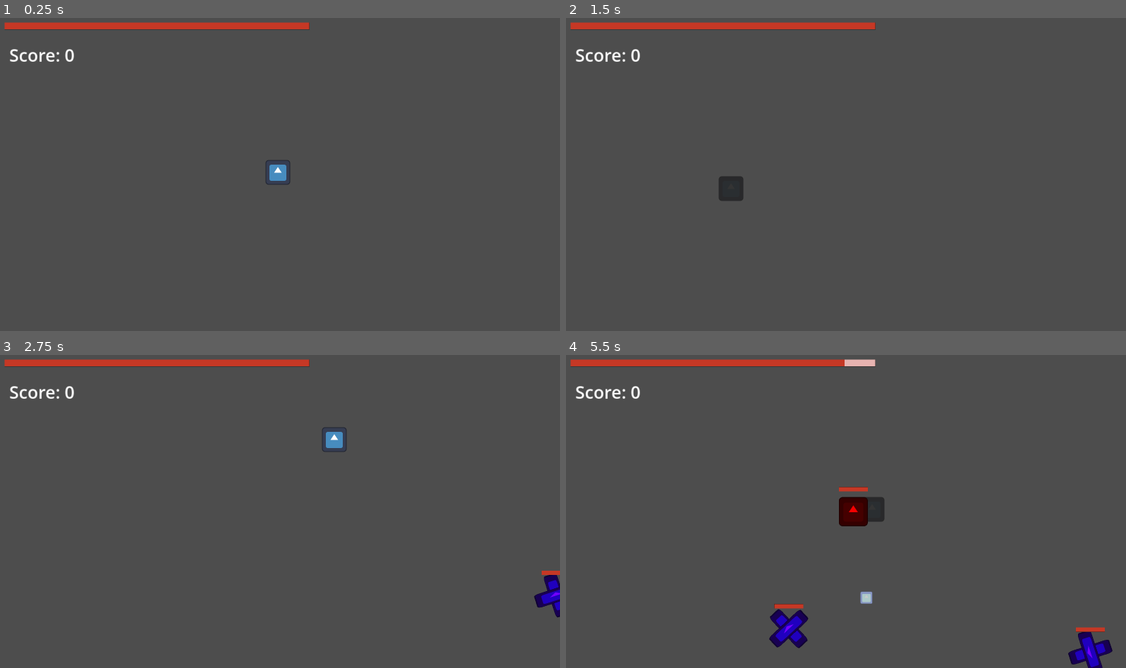
Above: before the commit, frames 1-4 (two rows, left to right).
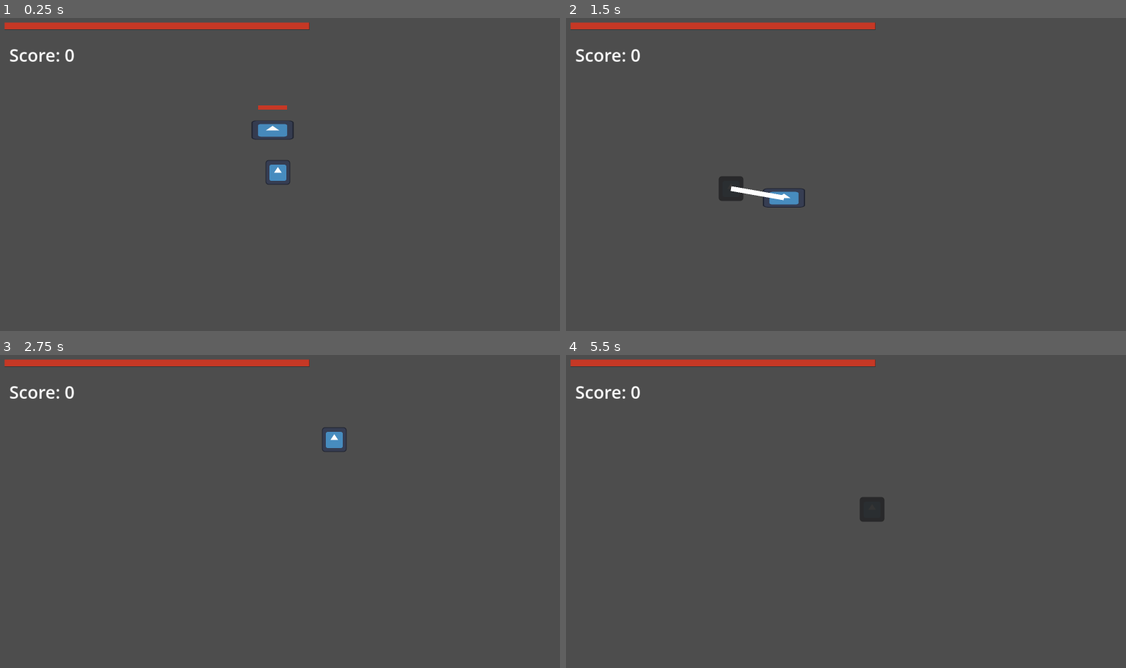
Above: after the commit, the same moments.

Repository: MonkMir/tether-game
Game: Godot game, scene res://scenes/main.tscn
The game is run twice, just before and just after one commit, with the same random seed, the same clock (stepped at 60 frames per second) and the same inputs. The engine's default icon, where the game draws it, is replaced by a stand-in: a white triangle on a blue panel in a dark square.
Inputs (mouse positions are in pixels of both pictures, inside the frame that each line leads up to):
- Up to frame 1 (0.25 s): no input
- Up to frame 2 (1.5 s): tap Enter (Enter) at 0.5 s; move the mouse to (969, 155) at 0.52 s; press the mouse at (969, 155) at 0.53 s; tap Mouse wheel down (Scroll Down, bound only after the commit) at 0.8, 1.35 s; move the mouse to (728, 187) at 1.27 s; release the mouse at (728, 187) at 1.28 s
- Up to frame 3 (2.75 s): tap Mouse wheel up (Scroll Up, bound only after the commit) at 1.55, 2.1 s; move the mouse to (336, 439) at 2.02 s; press the mouse at (336, 439) at 2.03 s
- Up to frame 4 (5.5 s): move the mouse to (818, 574) at 2.77 s; release the mouse at (818, 574) at 2.78 s; tap Enter (Enter) at 2.85 s; tap Mouse wheel down (Scroll Down, bound only after the commit) at 3.05, 5.1 s; move the mouse to (1014, 558) at 3.52 s; tap Space (Shoot) at 3.6 s; tap Mouse wheel up (Scroll Up, bound only after the commit) at 3.8 s; move the mouse to (672, 461) at 4.27 s; click (672, 461) at 4.35 s; move the mouse to (874, 508) at 5.02 s

The runs differ from the first frame. In frame 1, 0.3% of the frame differs, in the area x 44-53%, y 27-39%; in frame 2, 0.4%; in frame 3, 0.4%; in frame 4, 2.0%, in the area x 36-98%, y 1-100%.

Commit message:
Redesign tether. Break non-Arrow enemy tethering
Removes DampedSpring2D based tether in player code, and replaces it
with custom tether scene. Only updates Arrow to comply with new tether.

Diff:
--- a/project.godot
+++ b/project.godot
@@ -65,6 +65,16 @@
 "events": [Object(InputEventKey,"resource_local_to_scene":false,"resource_name":"","device":-1,"window_id":0,"alt_press …(195 unchanged characters)…
 ]
 }
+"Scroll Up"={
+"deadzone": 0.2,
+"events": [Object(InputEventMouseButton,"resource_local_to_scene":false,"resource_name":"","device":-1,"window_id":0,"alt_pressed":false,"shift_pressed":false,"ctrl_pressed":false,"meta_pressed":false,"button_mask":0,"position":Vector2(0, 0),"global_position":Vector2(0, 0),"factor":1.0,"button_index":4,"canceled":false,"pressed":false,"double_click":false,"script":null)
+]
+}
+"Scroll Down"={
+"deadzone": 0.2,
+"events": [Object(InputEventMouseButton,"resource_local_to_scene":false,"resource_name":"","device":-1,"window_id":0,"alt_pressed":false,"shift_pressed":false,"ctrl_pressed":false,"meta_pressed":false,"button_mask":0,"position":Vector2(0, 0),"global_position":Vector2(0, 0),"factor":1.0,"button_index":5,"canceled":false,"pressed":false,"double_click":false,"script":null)
+]
+}
 
 [layer_names]
 
--- a/scenes/dummies/arrow_dummy.tscn
+++ b/scenes/dummies/arrow_dummy.tscn
@@ -1,6 +1,6 @@
-[gd_scene load_steps=5 format=3 uid="uid://c5ipjdvuqk2ci"]
+[gd_scene format=3 uid="uid://c5ipjdvuqk2ci"]
 
-[ext_resource type="Texture2D" uid="uid://y60tccnywvsf" path="res://icon.svg" id="1_6b3km"]
+[ext_resource type="Texture2D" uid="uid://y60tccnywvsf" path="res://assets/icon.svg" id="1_6b3km"]
 [ext_resource type="Script" uid="uid://d4ht5o6c2k2ro" path="res://scripts/dummies/arrow_dummy.gd" id="1_c41mt"]
 
 [sub_resource type="RectangleShape2D" id="RectangleShape2D_gwnxe"]
@@ -9,26 +9,26 @@
 [sub_resource type="RectangleShape2D" id="RectangleShape2D_qlxjl"]
 size = Vector2(84, 38)
 
-[node name="ArrowDummy" type="RigidBody2D" groups=["dummies"]]
+[node name="ArrowDummy" type="RigidBody2D" unique_id=615306433 groups=["dummies"]]
 collision_layer = 4
 collision_mask = 4
 mass = 0.5
 script = ExtResource("1_c41mt")
 
-[node name="Sprite2D" type="Sprite2D" parent="."]
+[node name="Sprite2D" type="Sprite2D" parent="." unique_id=262126794]
 position = Vector2(1.42109e-14, 7.15256e-07)
 scale = Vector2(0.6875, 0.3125)
 texture = ExtResource("1_6b3km")
 
-[node name="CollisionShape2D" type="CollisionShape2D" parent="."]
+[node name="CollisionShape2D" type="CollisionShape2D" parent="." unique_id=981011974]
 shape = SubResource("RectangleShape2D_gwnxe")
 debug_color = Color(0.392157, 0.392157, 0.980392, 0.419608)
 
-[node name="Area2D" type="Area2D" parent="."]
+[node name="Area2D" type="Area2D" parent="." unique_id=1574035858]
 collision_layer = 4
 collision_mask = 2
 
-[node name="CollisionShape2D" type="CollisionShape2D" parent="Area2D"]
+[node name="CollisionShape2D" type="CollisionShape2D" parent="Area2D" unique_id=239790728]
 shape = SubResource("RectangleShape2D_qlxjl")
 
 [connection signal="area_entered" from="Area2D" to="." method="_on_area_entered"]
--- a/scenes/main.tscn
+++ b/scenes/main.tscn
@@ -31,7 +31,7 @@
 script = ExtResource("1_baels")
 
 [node name="Player" parent="." unique_id=994072363 instance=ExtResource("2_tipki")]
-position = Vector2(-192, 313)
+position = Vector2(568, 160)
 
 [node name="EnemySpawner" type="Node2D" parent="." unique_id=187246452]
 script = ExtResource("6_0p816")
@@ -66,4 +66,7 @@
 position = Vector2(584, 336)
 zoom = Vector2(1.72, 1.72)
 
+[node name="ArrowEnemy" parent="." unique_id=1625970007 instance=ExtResource("9_trceg")]
+position = Vector2(568, 248)
+
 [connection signal="timeout" from="EnemySpawner/Timer" to="EnemySpawner" method="spawn_enemy"]
--- a/scenes/player.tscn
+++ b/scenes/player.tscn
@@ -4,6 +4,7 @@
 [ext_resource type="PackedScene" uid="uid://c5ipjdvuqk2ci" path="res://scenes/dummies/arrow_dummy.tscn" id="2_fjrip"]
 [ext_resource type="PackedScene" uid="uid://db0s0w2do4o4o" path="res://scenes/dummies/bomber_dummy.tscn" id="3_smehm"]
 [ext_resource type="PackedScene" uid="uid://dbax4wv030pfo" path="res://scenes/dummies/parabolic_dummy.tscn" id="4_ur7pv"]
+[ext_resource type="PackedScene" uid="uid://3s58x1bgjui4" path="res://tether.tscn" id="5_fjrip"]
 [ext_resource type="Texture2D" uid="uid://y60tccnywvsf" path="res://assets/icon.svg" id="5_y4r1p"]
 [ext_resource type="PackedScene" uid="uid://ce7vb62j3bjsi" path="res://scenes/health_bar.tscn" id="6_d2wvv"]
 
@@ -18,6 +19,7 @@
 arrow_dummy_scene = ExtResource("2_fjrip")
 bomber_dummy_scene = ExtResource("3_smehm")
 parabolic_dummy_scene = ExtResource("4_ur7pv")
+tether = ExtResource("5_fjrip")
 
 [node name="PlayerSprite" type="Sprite2D" parent="." unique_id=1062684667]
 scale = Vector2(0.4, 0.4)
--- a/scripts/dummies/arrow_dummy.gd
+++ b/scripts/dummies/arrow_dummy.gd
@@ -5,30 +5,47 @@
 
 enum State{
 	PASSIVE,
+	SLINGSHOT,
 	SPECIAL
 }
 var state := State.PASSIVE
 
 var atkPower : float
 
+const IDEAL_MAX_SPEED : int = 1500
+#const SLINGSHOT_MAX_SPEED : int = 3000
+#var currentMaxSpeed : float
+
 var launchForce : float = 1720
 var direction := Vector2.ZERO
 var newDir : Vector2
+#
+#func _ready():
+	#currentMaxSpeed = IDEAL_MAX_SPEED
 
 func _physics_process(delta):
+	print(linear_velocity)
+
 	#What is 17 here?
 	atkPower = linear_velocity.length() / 17
-
+	#if player.isTethered == false: state = State.SPECIAL
 	match state:
 		State.PASSIVE:
-			if is_instance_valid(player):
-				if spring.node_b == NodePath():
-					direction = linear_velocity.normalized()
-					state = State.SPECIAL
+			if linear_velocity.length() > IDEAL_MAX_SPEED:
+				linear_velocity = linear_velocity.normalized() * IDEAL_MAX_SPEED
+
+			if player.isTethered == false:
+				self.state = State.SPECIAL
+
 		State.SPECIAL:
-			linear_velocity = direction * launchForce
-			angular_velocity = 0
-			rotation = direction.angle()
+			custom_integrator = true
+
+			var previousMoveDirection = linear_velocity.normalized()
+			linear_velocity = launchForce * previousMoveDirection
+
+			#BUG add rotation instructions after passive angular velocity is fixed
+
+
 
 func launch_dir() -> Vector2: #not functional
 		var enemies = get_tree().get_nodes_in_group("enemies")
--- a/scripts/other-scripts/EnemySpawner.gd
+++ b/scripts/other-scripts/EnemySpawner.gd
@@ -4,37 +4,37 @@
 @export var bomberScene: PackedScene
 @export var parabolicScene: PackedScene
 
-var newEnemy
-
-func _ready():
-	spawn_enemy()
-
-func spawn_enemy():
-
-	#From Outside of Script
-
-	var enemyRando := randi_range(1, 3)
-
-	if enemyRando == 1:
-		newEnemy = arrowScene.instantiate()
-	elif enemyRando == 2:
-		newEnemy = bomberScene.instantiate()
-	elif enemyRando == 3:
-		newEnemy = parabolicScene.instantiate()
-
-	#var difficultyFactor: int = (GameState.score / 10)
-
-
-	#Randomized Spawn Location
-	var viewportHeight = get_viewport_rect().size.y
-	var x = 1200
-	var randY: float = randf_range(0, viewportHeight)
-
-	#Speed Growth
-	var speedIncrease = 20
-
-	#newEnemy.speed = (speedIncrease * difficultyFactor) + newEnemy.speed
-
-	self.add_child(newEnemy)
-	newEnemy.position.x = x
-	newEnemy.position.y = randY
+#var newEnemy
+#
+#func _ready():
+	#spawn_enemy()
+#
+#func spawn_enemy():
+	#
+	##From Outside of Script
+	#
+	#var enemyRando := randi_range(1, 3)
+	#
+	#if enemyRando == 1:
+		#newEnemy = arrowScene.instantiate()
+	#elif enemyRando == 2:
+		#newEnemy = bomberScene.instantiate()
+	#elif enemyRando == 3:
+		#newEnemy = parabolicScene.instantiate()
+	#
+	##var difficultyFactor: int = (GameState.score / 10)
+	#
+	#
+	##Randomized Spawn Location
+	#var viewportHeight = get_viewport_rect().size.y
+	#var x = 1200
+	#var randY: float = randf_range(0, viewportHeight)
+	#
+	##Speed Growth
+	#var speedIncrease = 20
+	#
+	##newEnemy.speed = (speedIncrease * difficultyFactor) + newEnemy.speed
+	#
+	#self.add_child(newEnemy)
+	#newEnemy.position.x = x
+	#newEnemy.position.y = randY
--- a/scripts/other-scripts/Player.gd
+++ b/scripts/other-scripts/Player.gd
@@ -3,6 +3,7 @@
 @export var arrow_dummy_scene: PackedScene
 @export var bomber_dummy_scene: PackedScene
 @export var parabolic_dummy_scene: PackedScene
+@export var tether: PackedScene
 
 @onready var main := get_parent()
 @onready var healthBar := $HealthBarCanvas/HealthBar
@@ -65,20 +66,20 @@
 
 
 	##DRAW TETHER LINE
-	line.points = []
-	line.add_point(Vector2(0, 0)) #player's position is always (0, 0) relative to Line2D child
-	if newDummy != null:
-		line.add_point(newDummy.position - global_position)
-
-	##TETHER LENGTH TRACKING
-	if spring.node_b != NodePath():
-		tetherLength = line.get_point_position(1).distance_to(line.get_point_position(2))
-	else:
-		tetherLength = 0
+	#line.points = []
+	#line.add_point(Vector2(0, 0)) #player's position is always (0, 0) relative to Line2D child
+	#if newDummy != null:
+		#line.add_point(newDummy.position - global_position)
+	#
+	###TETHER LENGTH TRACKING
+	#if spring.node_b != NodePath():
+		#tetherLength = line.get_point_position(1).distance_to(line.get_point_position(2))
+	#else:
+		#tetherLength = 0
 
 	##TETHER MAX LENGTH BREAK
-	if tetherLength > maxLength:
-		break_tether()
+	#if tetherLength > maxLength:
+		#break_tether()
 
 	##OTHER PROCESSES
 
@@ -93,11 +94,10 @@
 
 
 	if event.is_action_pressed("Tether") and isTethered == true:
-		spring.node_b = NodePath()
+		#spring.node_b = NodePath()
 		newDummy = null
 		isTethered = false
 
-		#active development (else delete)
 
 
 	elif event.is_action_pressed("Tether") and enemiesInRange > 0 and tetherCooldown.time_left == 0.0:
@@ -153,9 +153,12 @@
 
 	add_child(newDummy) #can we do add_sibling?
 	newDummy.reparent(main)
-	spring.node_b = newDummy.get_path()
+
 	isTethered = true
 	targetedEnemy.queue_free()
+
+
+	main.add_child(tether.instantiate())
 
 func break_tether():
 	spring.node_b = NodePath()
--- /dev/null
+++ b/tether.gd
@@ -0,0 +1,63 @@
+extends Node2D
+
+@onready var player := get_node("/root/Main/Player")
+@onready var dummy
+@onready var line := $LineTexture
+
+var pointDistance : float
+
+@export var maxLength : int = 180
+#var slingshotMaxLength : int = 250
+var currentMaxLength : float
+
+func _ready():
+	if player.newDummy != null:
+		dummy = player.newDummy
+
+func _physics_process(_delta):
+
+	line.clear_points()
+	line.add_point(player.position - global_position)
+	line.add_point(dummy.position - global_position)
+
+	pointDistance = line.get_point_position(0).distance_to(line.get_point_position(1))
+
+	if pointDistance >= maxLength:
+		apply_elastic_force()
+
+	if player.isTethered == false:
+		queue_free()
+
+	## DEBUG TOOLS
+
+	if Input.is_action_just_pressed("Scroll Up"):
+		maxLength -= 20
+	elif Input.is_action_just_pressed("Scroll Down"):
+		maxLength += 20
+
+@export var springStiffness : float = 1.125
+
+func get_elastic_pull_force() -> Vector2:
+	var distanceExceeded : float = max(pointDistance - maxLength, 0.0)
+
+	var reboundDirection : Vector2 = (player.global_position - dummy.global_position).normalized() #direction to player
+	var elasticForce : float = distanceExceeded**2 * springStiffness
+
+	return elasticForce * reboundDirection
+
+@export var counterForceWeight := 5.0
+
+func get_damping_force() -> Vector2:
+	var reboundDirection : Vector2 = (player.global_position - dummy.global_position).normalized() #direction to player
+	var startingVector : Vector2 = dummy.linear_velocity
+	var velocityToPlayer : float = startingVector.dot(reboundDirection)
+
+	if velocityToPlayer < 0.0:
+		return reboundDirection * (-velocityToPlayer * counterForceWeight)
+	else:
+		return Vector2.ZERO
+
+
+func apply_elastic_force() -> void:
+	var totalForce : Vector2 = get_elastic_pull_force() + get_damping_force()
+	dummy.apply_force(totalForce)
--- /dev/null
+++ b/tether.tscn
@@ -0,0 +1,8 @@
+[gd_scene format=3 uid="uid://3s58x1bgjui4"]
+
+[ext_resource type="Script" uid="uid://c76w5mw4mgqrw" path="res://tether.gd" id="1_wbd1m"]
+
+[node name="Tether" type="Node2D" unique_id=1948318608]
+script = ExtResource("1_wbd1m")
+
+[node name="LineTexture" type="Line2D" parent="." unique_id=705149266]
Not shown, added: tether.gd.uid
